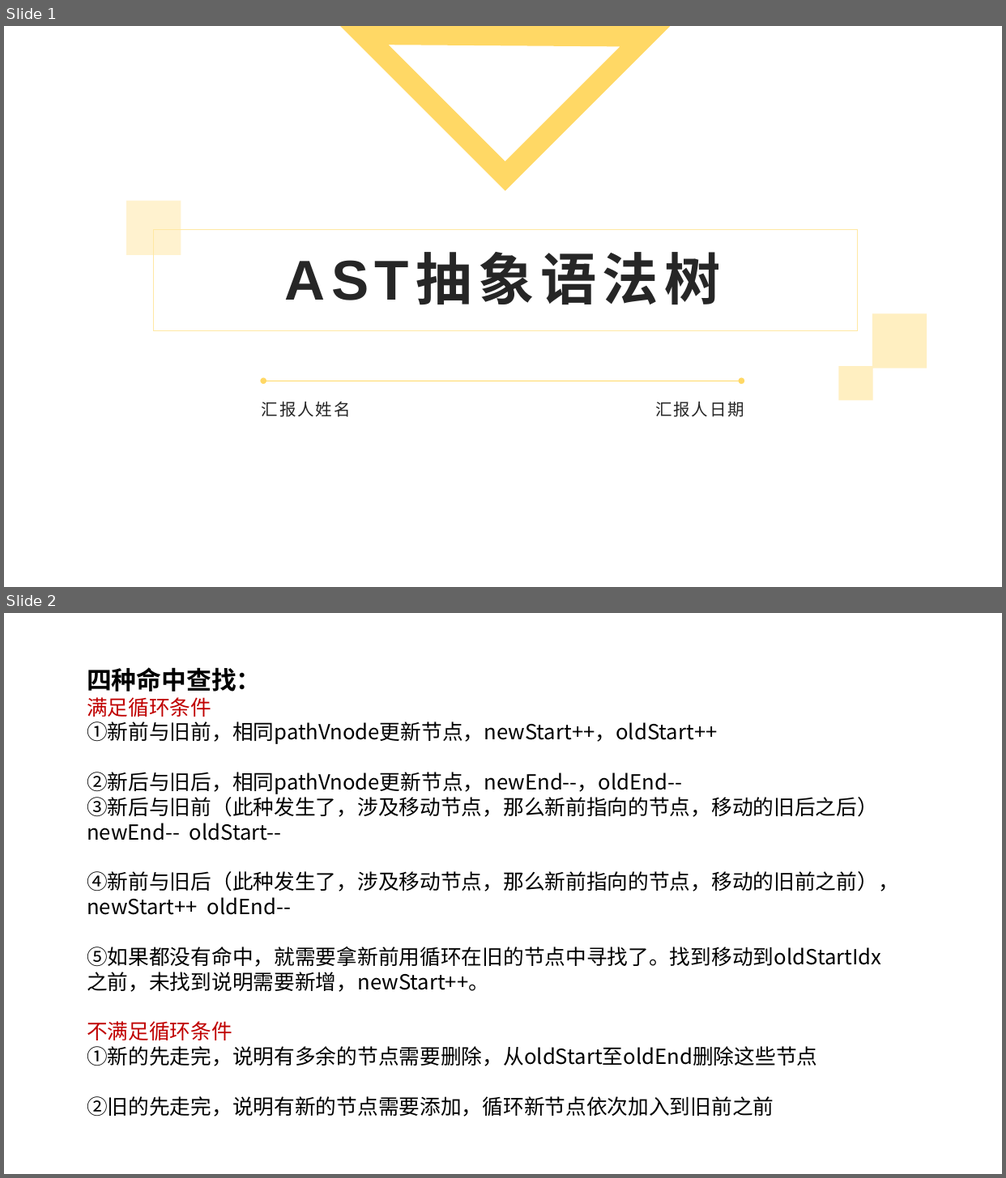
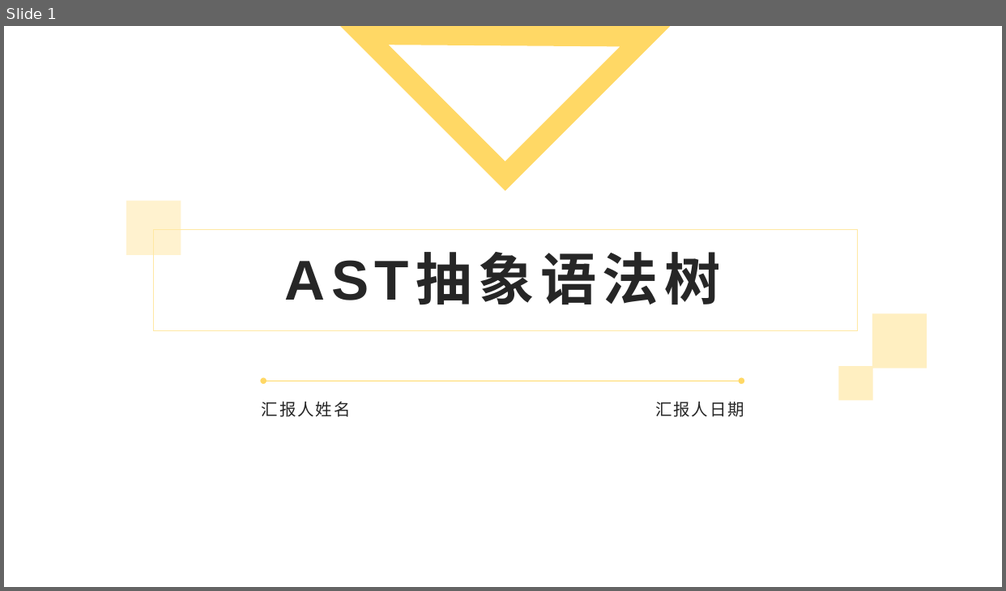
Before and after one commit to xiaoxiao-lady/vue, a slide deck: ast/AST图解-自学.pptx. Shown one above the other, each under a label of ours: slides 1 and 2 before the commit, slide 1 after it. The pictures are 1006x1178 and 1006x591 pixels, drawn with LibreOffice and Linux fonts; fonts in the diff are those of the drawing; background and template pictures are left out. Boxes give left, top, right and bottom in pixels: in the first picture for what was removed or moved away, otherwise in the second. Text is boxed around its words. In the diff, an @@ line names an element or a change of style, - is before the commit and + after.

```diff
--- a/ast/AST图解-自学.pptx
+++ b/ast/AST图解-自学.pptx
@@ slide 2 removed at (x1=4, y1=613, x2=1002, y2=1174), background #FFFFFF @@
@@ text removed at (x1=87, y1=667, x2=899, y2=1117) @@
-四种命中查找：
-满足循环条件
-①新前与旧前，相同pathVnode更新节点，newStart++，oldStart++
-②新后与旧后，相同pathVnode更新节点，newEnd--，oldEnd--
-③新后与旧前（此种发生了，涉及移动节点，那么新前指向的节点，移动的旧后之后） newEnd-- oldStart--
-④新前与旧后（此种发生了，涉及移动节点，那么新前指向的节点，移动的旧前之前），newStart++ oldEnd--
-⑤如果都没有命中，就需要拿新前用循环在旧的节点中寻找了。找到移动到oldStartIdx之前，未找到说明需要新增，newStart++。
-不满足循环条件
-①新的先走完，说明有多余的节点需要删除，从oldStart至oldEnd删除这些节点
-②旧的先走完，说明有新的节点需要添加，循环新节点依次加入到旧前之前
```
Also in this commit, not shown: 14 slides added, 20 other slides removed, 1 other file.
